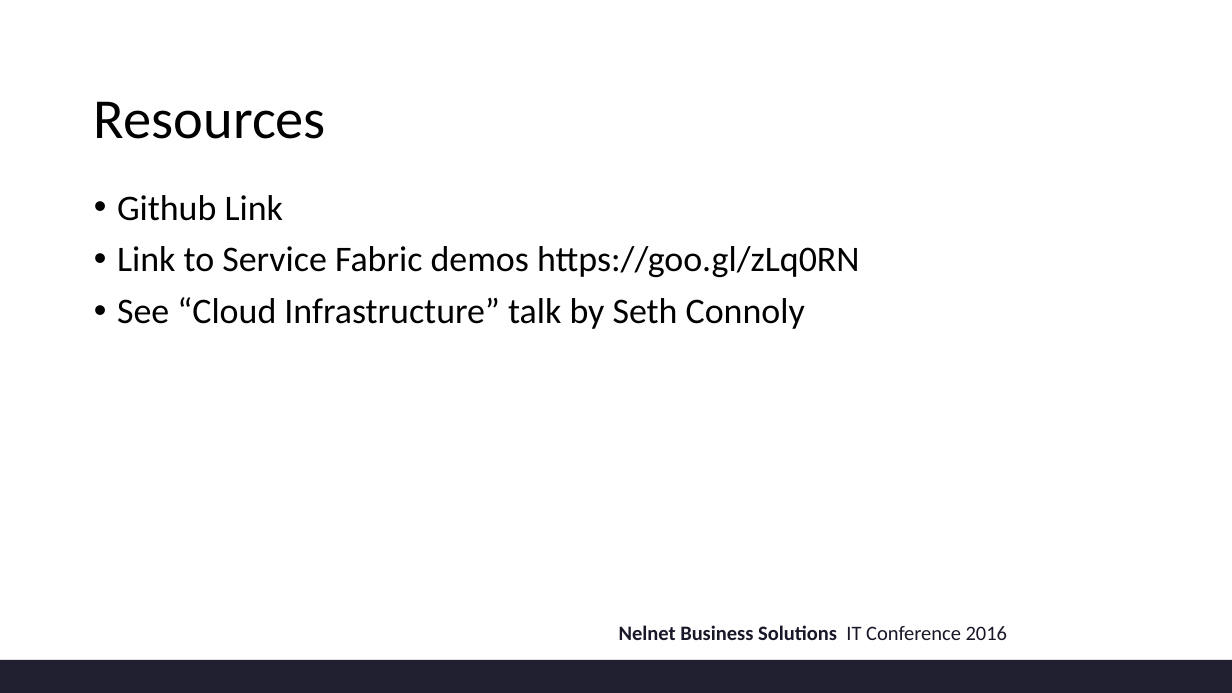
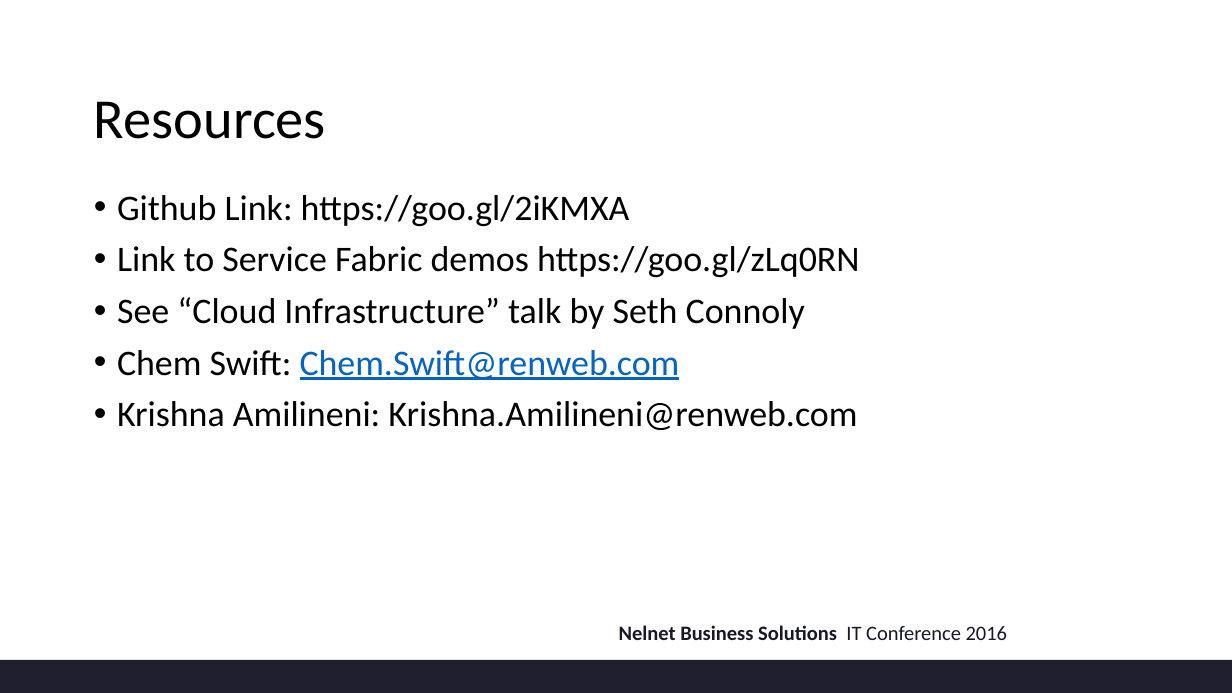
Before and after one commit to rwebrown/ITConference, a slide deck: slide 14 of NBS_IT_FINAL.pptx (slide 26 before the commit). Drawn at 1232x693 pixels with LibreOffice and Linux fonts; fonts in the diff are those of the drawing; background and template pictures are left out. Boxes give left, top, right and bottom in pixels: in the first picture for what was removed or moved away, otherwise in the second. Text is boxed around its words. In the diff, an @@ line names an element or a change of style, - is before the commit and + after.

Commit message:
Final

```diff
--- a/NBS_IT_FINAL.pptx
+++ b/NBS_IT_FINAL.pptx
@@ text at [117, 195, 630, 226]: text changed @@
-• Github Link
+• Github Link: https://goo.gl/2iKMXA
@@ text at [117, 350, 857, 430]: paragraphs added @@
+• Chem Swift: Chem.Swift@renweb.com
+• Krishna Amilineni: Krishna.Amilineni@renweb.com
```
Also in this commit, not shown: 12 slides removed.
